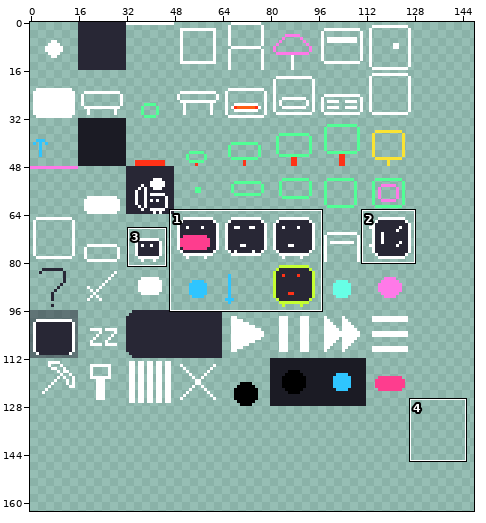
One commit to this pixel-art file: assets/tileset_new.aseprite. Above: a wide view before the commit, with the close-up outlined.
Close-up. As it was:
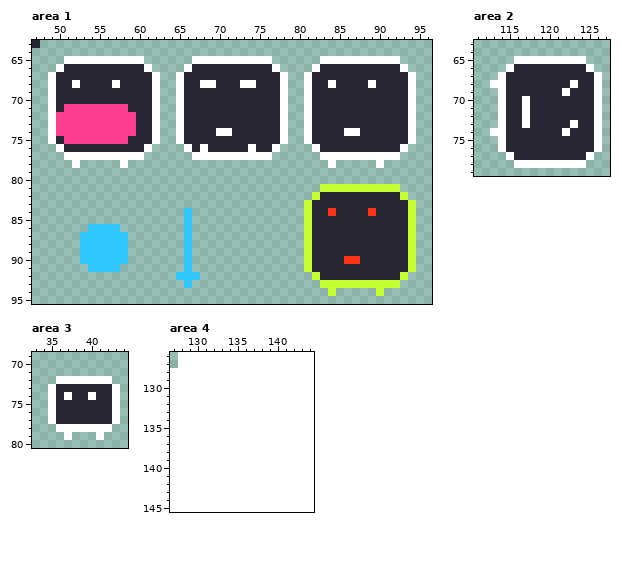
128x128 pixels, 1 frame. Shown: area 1: x 47..96, y 63..95; area 2: x 111..127, y 63..79; area 3: x 33..44, y 69..80; area 4: x 127..144, y 126..145. The old version is drawn lined up with the new one, on the new canvas. The wide view leaves out empty margins. The commit also changed other parts of the picture, which this record leaves out.
After the commit:
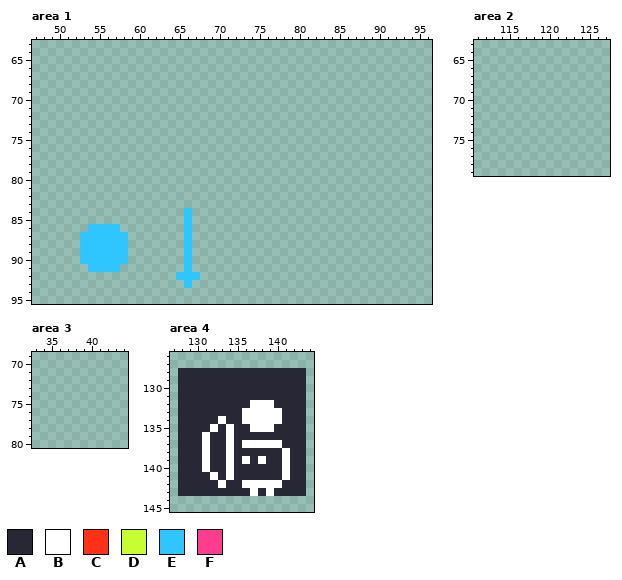
Palette (. is transparent): A #282735  B #ffffff  C #ff3217  D #c5ff31  E #2fc5ff  F #fe3d8e
Change:
canvas 128x128 -> 256x256
Changed rows in their new state; - is an unchanged pixel.
Area 1:
first column x 47:
63 .-----------------------------------------------
65 ----..........------..........------..........--
66 ---............----............----............-
67 --..............--..............--..............
68 --..............--..............--..............
69 --..............--..............--..............
70 --..............--..............--..............
71 --..............--..............--..............
72 --..............--..............--..............
73 --..............--..............--..............
74 --..............--..............--..............
75 --..............--..............--..............
76 ---............----............----............-
77 ----..........------..........------..........--
78 -----.-----.-------------------------.-----.----
81 ------------------------------------..........--
82 -----------------------------------............-
83 ----------------------------------..............
84 ----------------------------------..............
85 ----------------------------------..............
86 ----------------------------------..............
87 ----------------------------------..............
88 ----------------------------------..............
89 ----------------------------------..............
90 ----------------------------------..............
91 ----------------------------------..............
92 -----------------------------------............-
93 ------------------------------------..........--
94 -------------------------------------.-----.----
Area 2:
first column x 113:
65 ---.........--
66 --...........-
67 -.............
68 ..............
69 -.............
70 -.............
71 -.............
72 -.............
73 -.............
74 ..............
75 -.............
76 -.............
77 --...........-
78 ---.........--
Area 3:
first column x 35:
72 -.......-
73 .........
74 .........
75 .........
76 .........
77 .........
78 -.......-
79 --.---.--
Area 4:
first column x 128:
128 AAAAAAAAAAAAAAAA
129 AAAAAAAAAAAAAAAA
130 AAAAAAAAAAAAAAAA
131 AAAAAAAAAAAAAAAA
132 AAAAAAAAABBBAAAA
133 AAAAAAAABBBBBAAA
134 AAAAABAABBBBBAAA
135 AAAABABAABBBAAAA
136 AAABAABAAAAAAAAA
137 AAABAABABBBBBAAA
138 AAABAABAAAAAABAA
139 AAABAABABABAABAA
140 AAABAABAAAAAABAA
141 AAAABABAAAAAABAA
142 AAAAABAABBBBBAAA
143 AAAAAAAAABABAAAA
